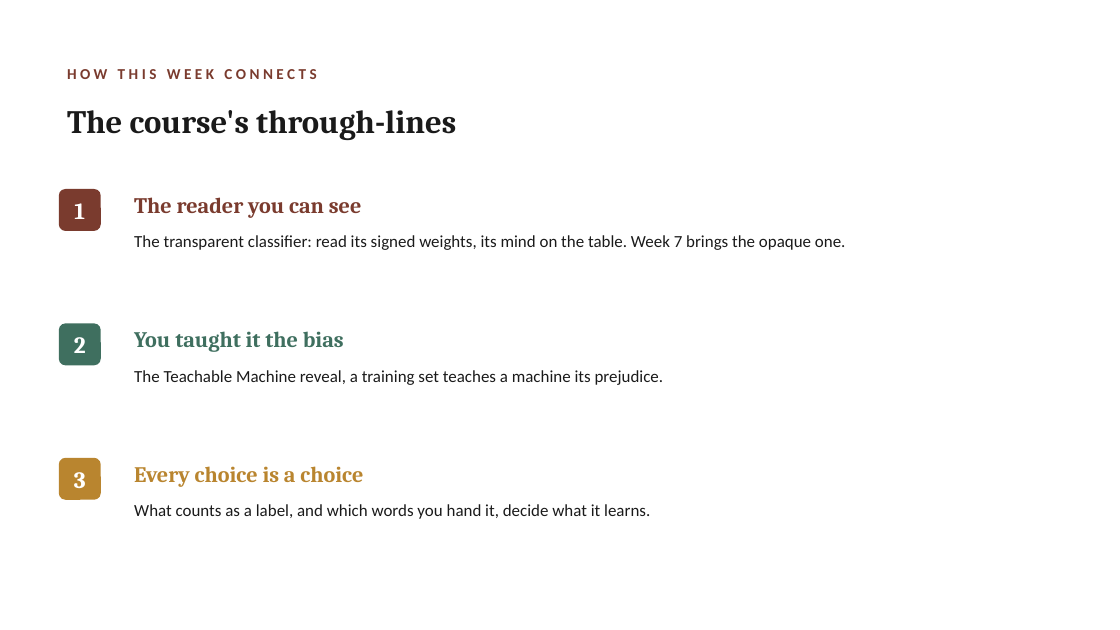
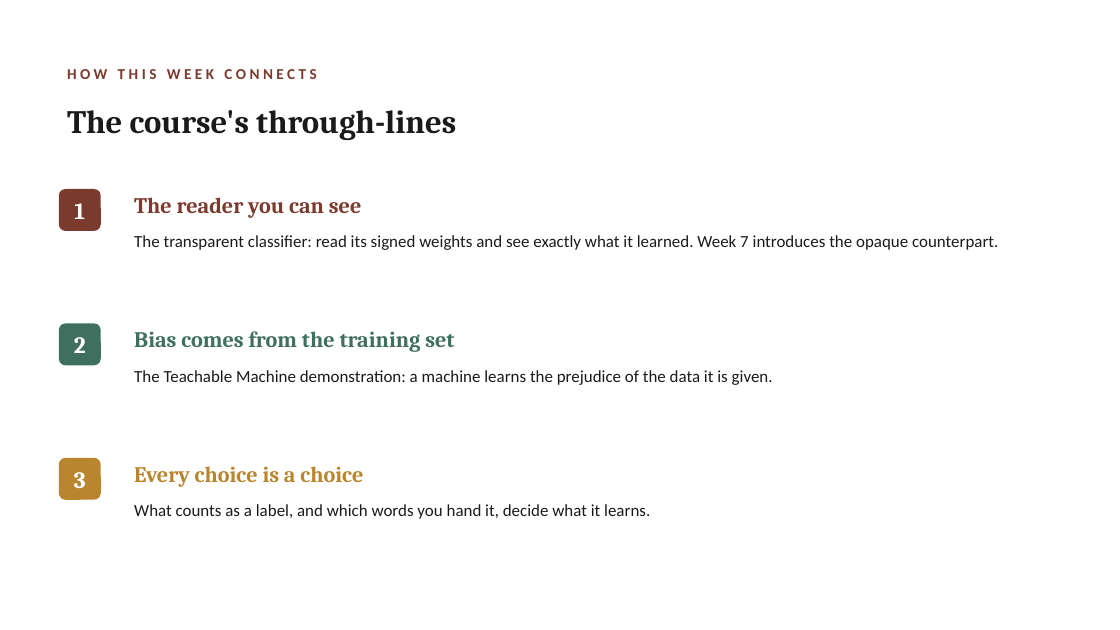
Before and after one commit to lucianli123/culture-as-data-2026, a slide deck: slide 11 of slides/pptx/week-03.pptx. Drawn at 1120x630 pixels with LibreOffice and Linux fonts; fonts in the diff are those of the drawing. Boxes give left, top, right and bottom in pixels: in the first picture for what was removed or moved away, otherwise in the second. Text is boxed around its words. In the diff, an @@ line names an element or a change of style, - is before the commit and + after.

```diff
--- a/slides/pptx/week-03.pptx
+++ b/slides/pptx/week-03.pptx
@@ text at [134,235,998,250]: text changed @@
-The transparent classifier: read its signed weights, its mind on the table. Week 7 brings the opaque one.
+The transparent classifier: read its signed weights and see exactly what it learned. Week 7 introduces the opaque counterpart.
@@ text at [134,331,454,352]: text changed @@
-You taught it the bias
+Bias comes from the training set
@@ text at [134,370,773,385]: text changed @@
-The Teachable Machine reveal, a training set teaches a machine its prejudice.
+The Teachable Machine demonstration: a machine learns the prejudice of the data it is given.
```
Also in this commit, not shown: 4 other slides changed, 37 other files.
